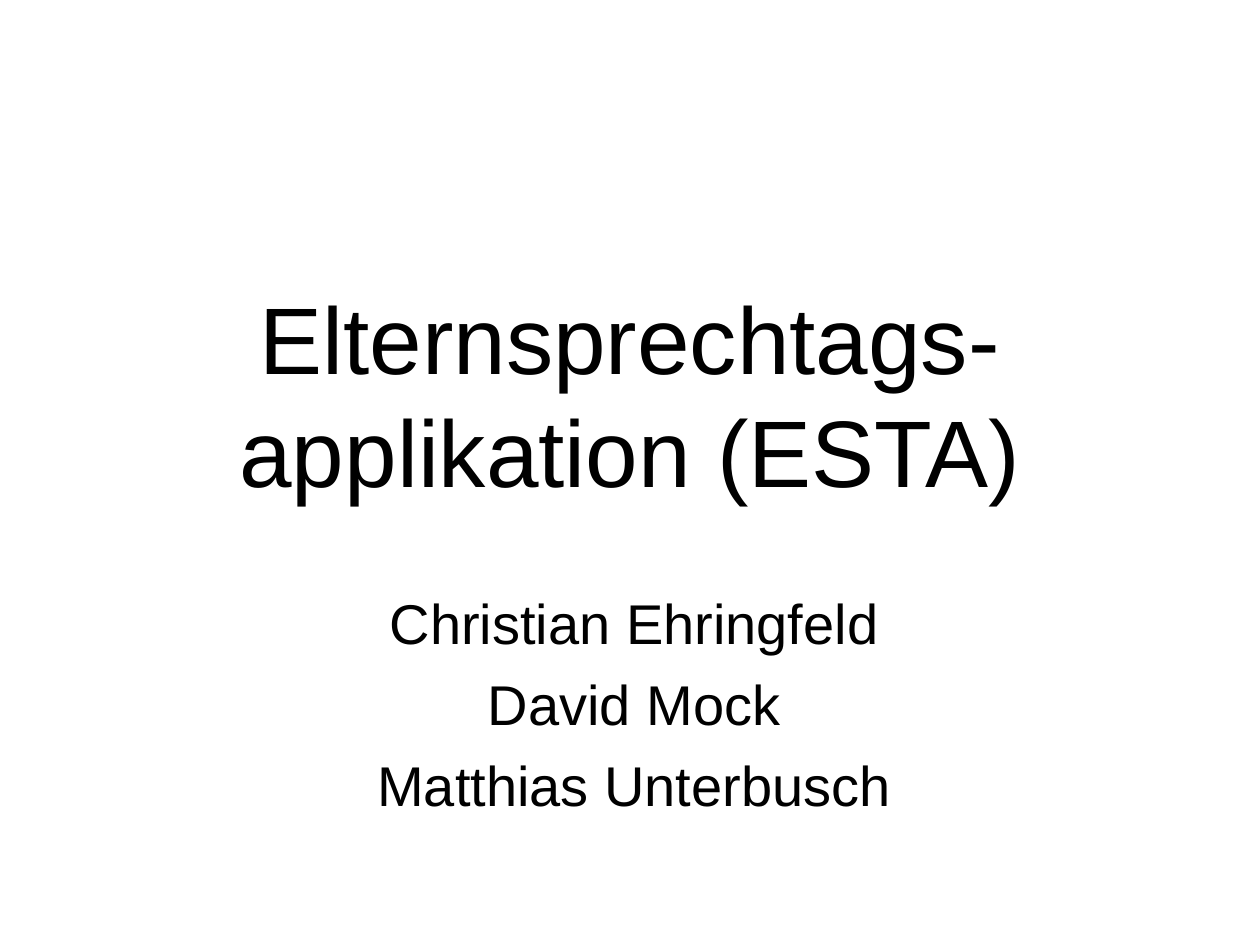
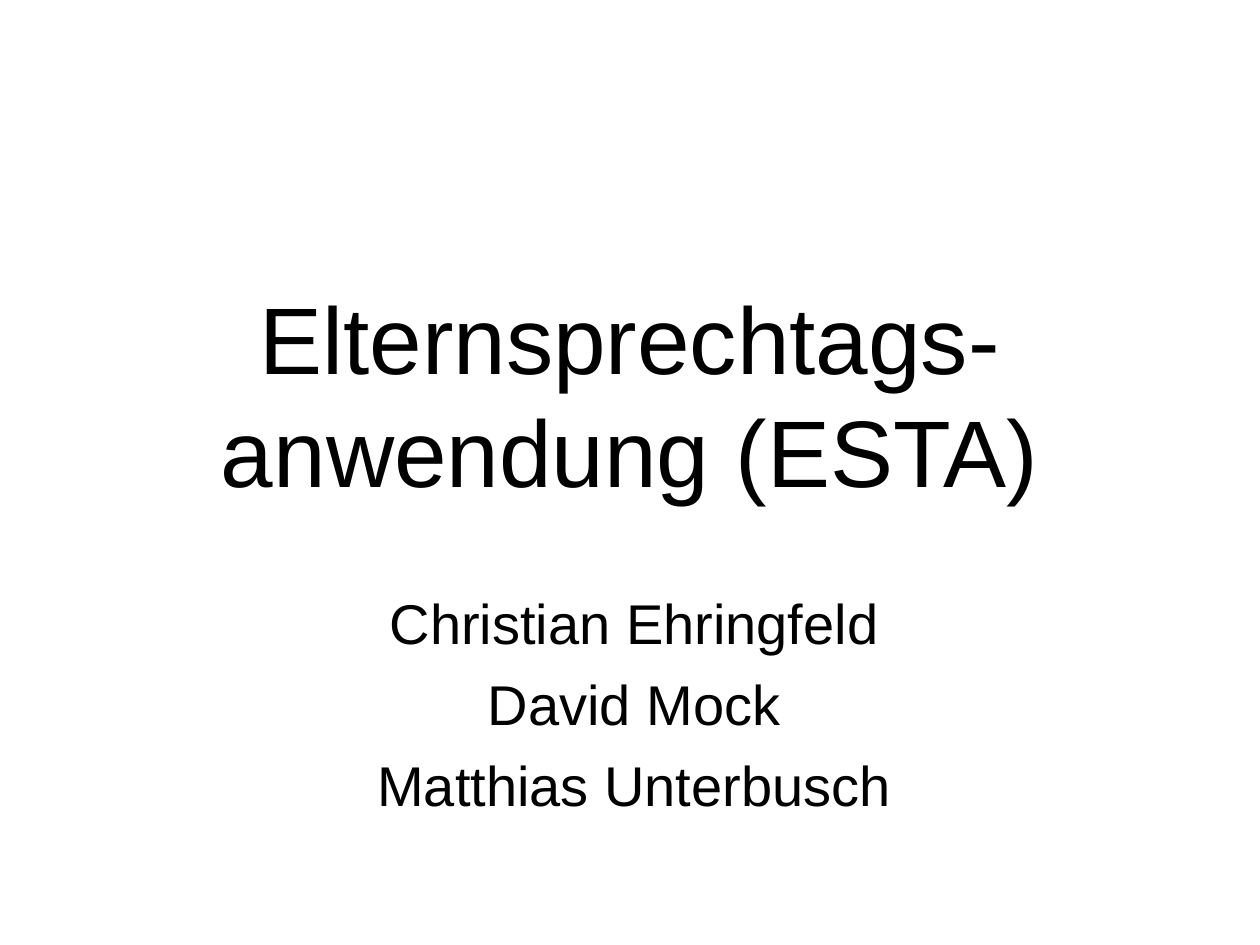
Before and after one commit to Professi/esta, a slide deck: slide 1 of docs/Praesentation/Elternsprechtagsapplikation(ESTA).ppt. Drawn at 1260x945 pixels with LibreOffice and Linux fonts; fonts in the diff are those of the drawing; background and template pictures are left out. Boxes give left, top, right and bottom in pixels: in the first picture for what was removed or moved away, otherwise in the second. Text is boxed around its words. In the diff, an @@ line names an element or a change of style, - is before the commit and + after.

```diff
--- a/docs/Praesentation/Elternsprechtagsapplikation(ESTA).ppt
+++ b/docs/Praesentation/Elternsprechtagsapplikation(ESTA).ppt
@@ title at [221, 305, 1038, 504]: text changed @@
-Elternsprechtags-applikation (ESTA)
+Elternsprechtags-anwendung (ESTA)
```
Also in this commit, not shown: 4 other slides changed, 1 slide added, 2 other files.
